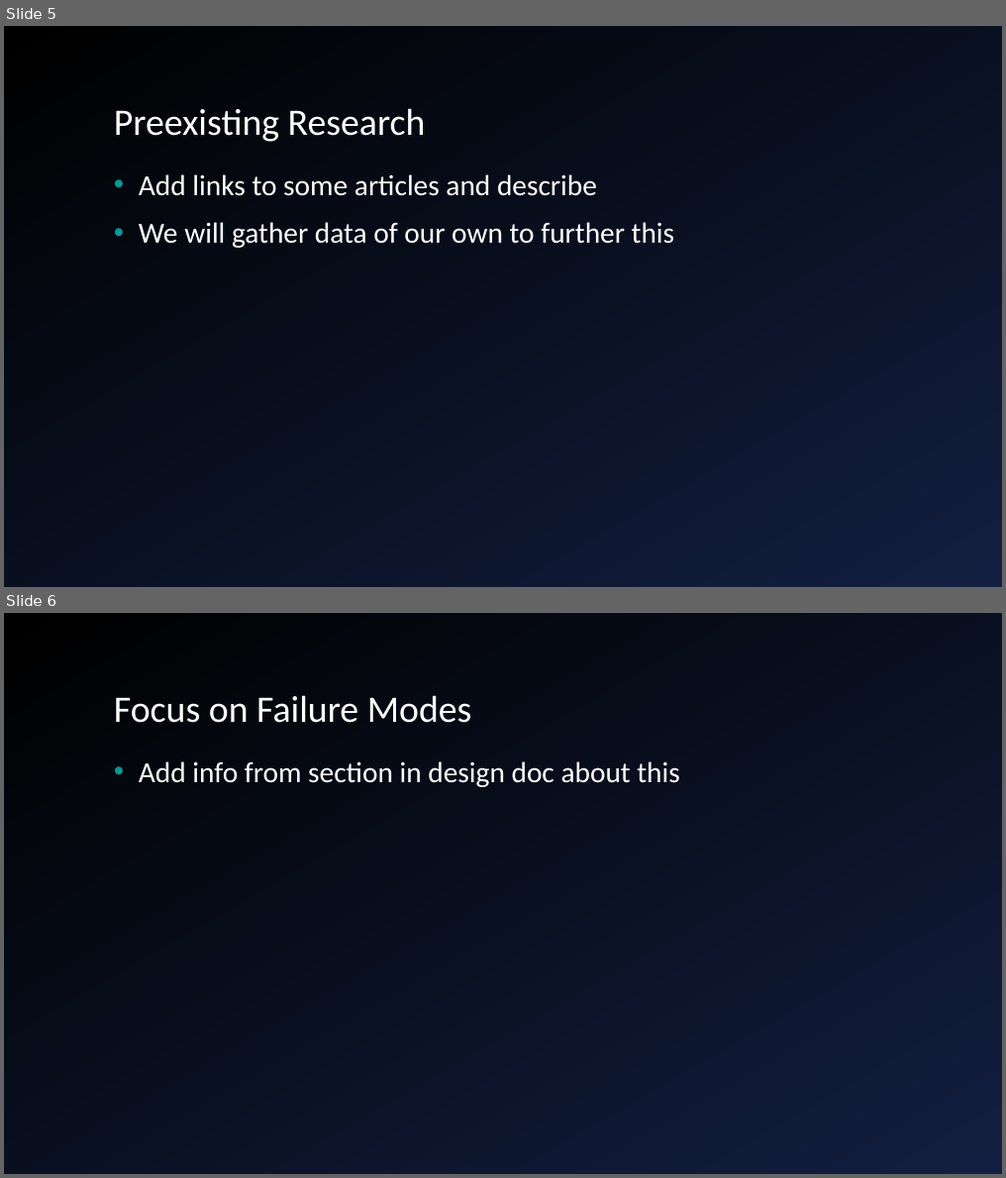
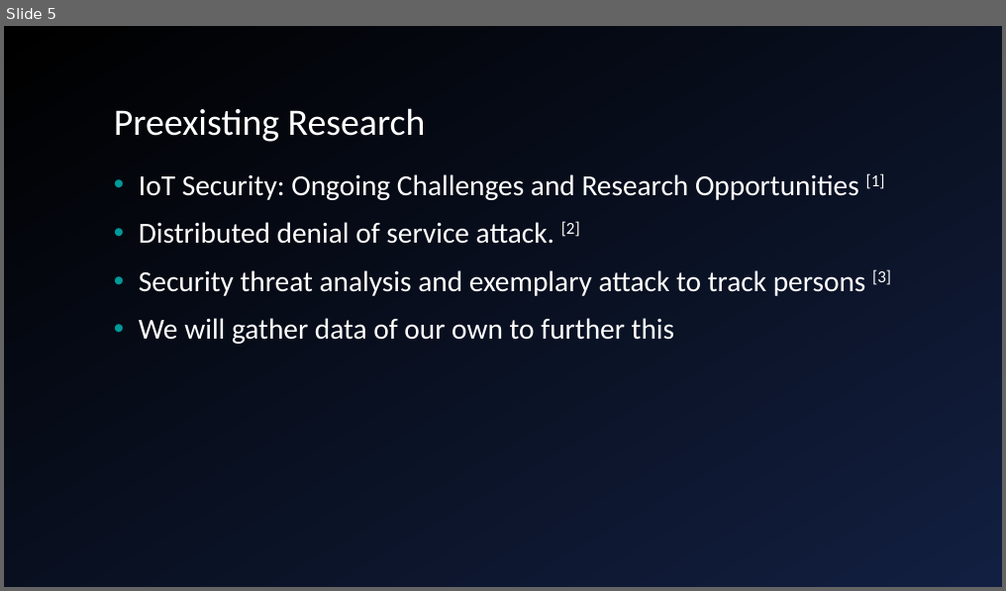
Before and after one commit to giacoppd/Security-For-Robotics, a slide deck: docs/progress_report/progress_report.ppt. Shown one above the other, each under a label of ours: slides 5 and 6 before the commit, slide 5 after it. The pictures are 1006x1178 and 1006x591 pixels, drawn with LibreOffice and Linux fonts; fonts in the diff are those of the drawing; background and template pictures are left out. Boxes give left, top, right and bottom in pixels: in the first picture for what was removed or moved away, otherwise in the second. Text is boxed around its words. In the diff, an @@ line names an element or a change of style, - is before the commit and + after.

```diff
--- a/docs/progress_report/progress_report.ppt
+++ b/docs/progress_report/progress_report.ppt
@@ slide 6 removed at (x1=4, y1=613, x2=1002, y2=1174), background gradient #000000 to #121F40 @@
@@ title removed at (x1=114, y1=695, x2=472, y2=723) @@
-Focus on Failure Modes
@@ text removed at (x1=139, y1=761, x2=679, y2=787) @@
-• Add info from section in design doc about this
@@ slide 5 changed as well @@
@@ background gradient #000000 to #121F40 to gradient #121F40 to #000000 @@
@@ text at (x1=139, y1=174, x2=891, y2=296): text changed @@
-• Add links to some articles and describe
+• IoT Security: Ongoing Challenges and Research Opportunities [1]
+• Distributed denial of service attack. [2]
+• Security threat analysis and exemplary attack to track persons [3]
```
Also in this commit, not shown: 11 other slides changed, 5 slides added, 2 other slides removed.
